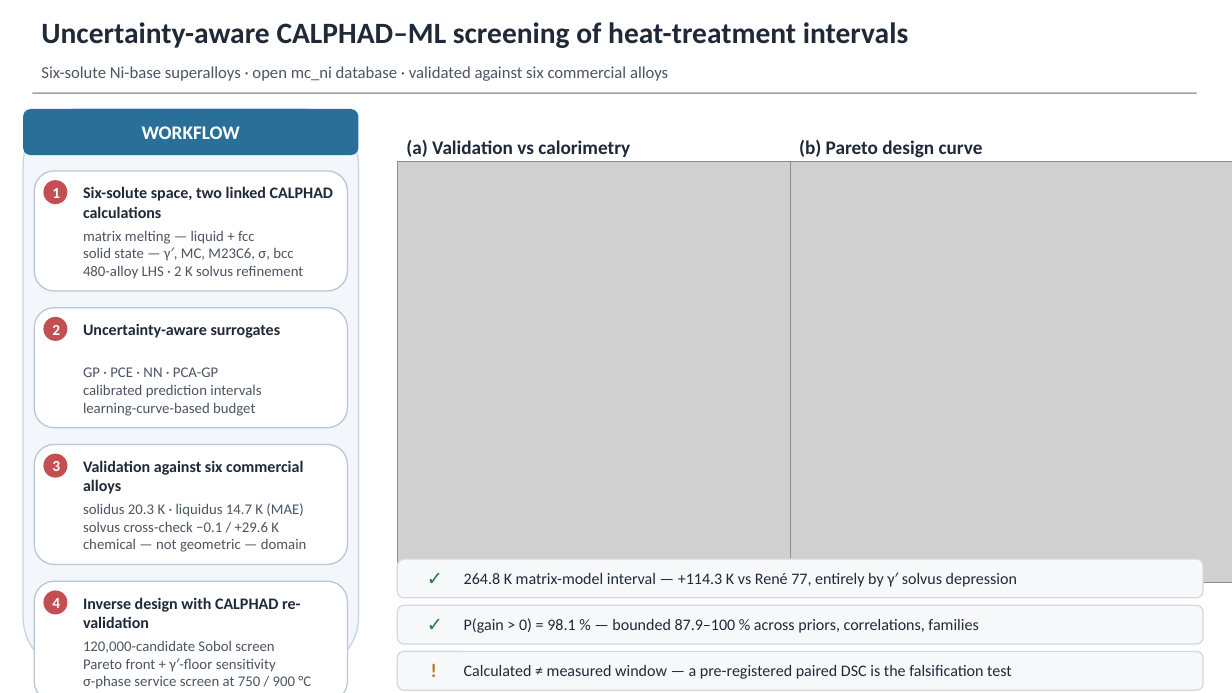
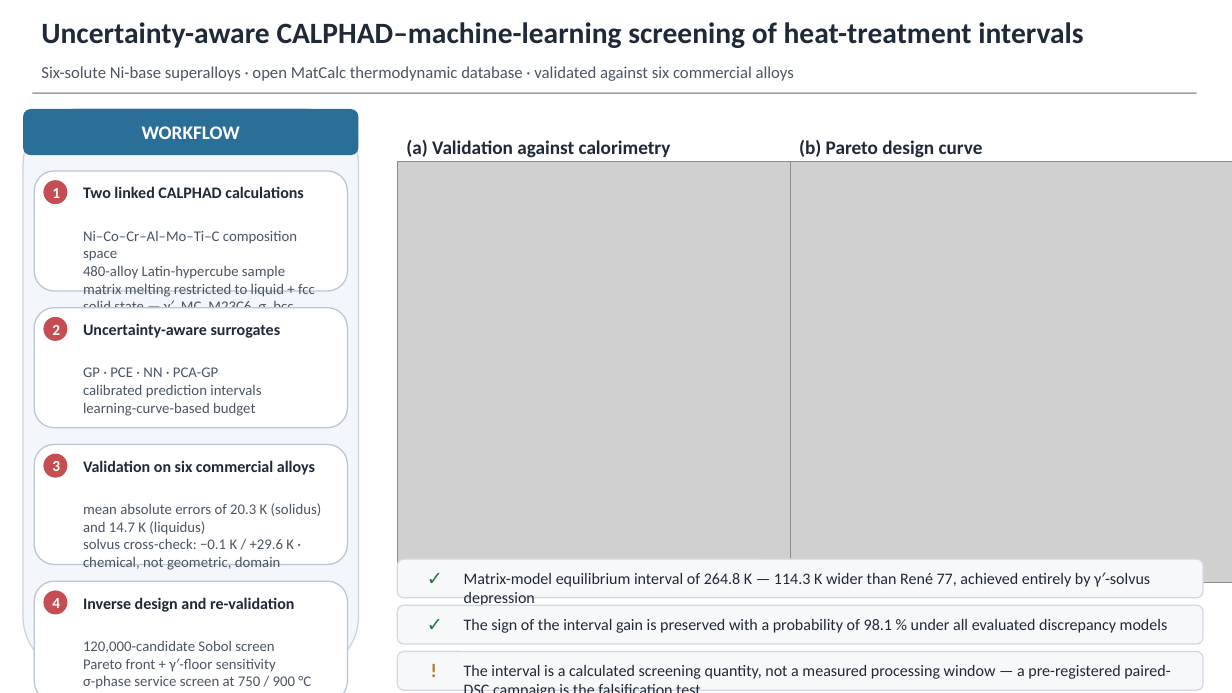
Before and after one commit to user4072/Uncertainty-aware-CALPHAD-ML-screening-of-heat-treatment-intervals, a slide deck: slide 1 of results/figures/graphical_abstract.pptx. Drawn at 1232x693 pixels with LibreOffice and Linux fonts; fonts in the diff are those of the drawing; grey boxes stand for pictures. Boxes give left, top, right and bottom in pixels: in the first picture for what was removed or moved away, otherwise in the second. Text is boxed around its words. In the diff, an @@ line names an element or a change of style, - is before the commit and + after.

```diff
--- a/results/figures/graphical_abstract.pptx
+++ b/results/figures/graphical_abstract.pptx
@@ text at (41, 22, 1083, 48): text changed @@
-Uncertainty-aware CALPHAD–ML screening of heat-treatment intervals
+Uncertainty-aware CALPHAD–machine-learning screening of heat-treatment intervals
@@ text at (41, 66, 794, 81): text changed @@
-Six-solute Ni-base superalloys · open mc_ni database · validated against six commercial alloys
+Six-solute Ni-base superalloys · open MatCalc thermodynamic database · validated against six commercial alloys
@@ text at (406, 140, 671, 158): text changed @@
-(a) Validation vs calorimetry
+(a) Validation against calorimetry
@@ picture: place and size @@
-picture at (397, 162, 884, 582)
+picture at (397, 162, 863, 582)
@@ text at (83, 186, 303, 198): text changed @@
-Six-solute space, two linked CALPHAD calculations
+Two linked CALPHAD calculations
@@ text at (83, 231, 315, 308): text changed @@
-matrix melting — liquid + fcc
-solid state — γ′, MC, M23C6, σ, bcc
-480-alloy LHS · 2 K solvus refinement
+Ni–Co–Cr–Al–Mo–Ti–C composition space
+480-alloy Latin-hypercube sample
+matrix melting restricted to liquid + fcc
+solid state — γ′, MC, M23C6, σ, bcc
@@ text at (83, 460, 315, 475): text changed @@
-Validation against six commercial alloys
+Validation on six commercial alloys
@@ text at (83, 503, 322, 570): text changed @@
-solidus 20.3 K · liquidus 14.7 K (MAE)
-solvus cross-check −0.1 / +29.6 K
-chemical — not geometric — domain
+mean absolute errors of 20.3 K (solidus) and 14.7 K (liquidus)
+solvus cross-check: −0.1 K / +29.6 K · chemical, not geometric, domain
@@ text at (83, 597, 294, 612): text changed @@
-Inverse design with CALPHAD re-validation
+Inverse design and re-validation
@@ text at (464, 572, 1150, 605): text changed @@
-264.8 K matrix-model interval — +114.3 K vs René 77, entirely by γ′ solvus depression
+Matrix-model equilibrium interval of 264.8 K — 114.3 K wider than René 77, achieved entirely by γ′-solvus depression
@@ text at (464, 619, 1168, 633): text changed @@
-P(gain > 0) = 98.1 % — bounded 87.9–100 % across priors, correlations, families
+The sign of the interval gain is preserved with a probability of 98.1 % under all evaluated discrepancy models
@@ text at (464, 665, 1170, 679): text changed @@
-Calculated ≠ measured window — a pre-registered paired DSC is the falsification test
+The interval is a calculated screening quantity, not a measured processing window — a pre-registered paired-DSC campaign is the falsification test
```
Also in this commit, not shown: 6 other files.
